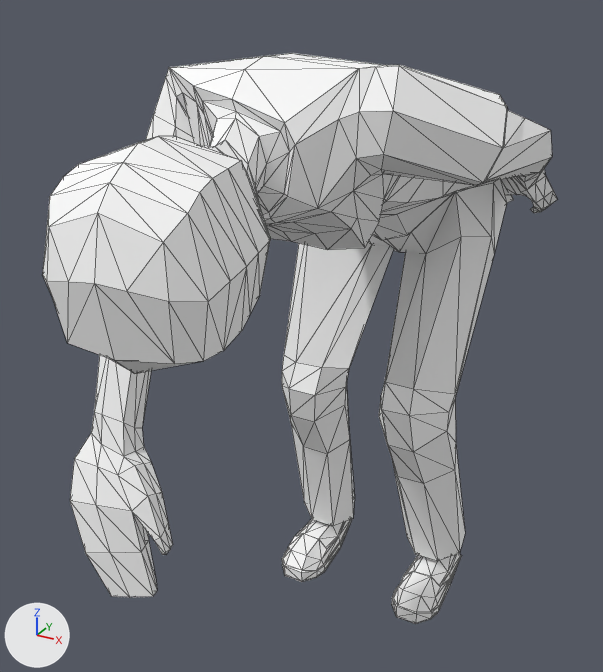
Renders of the glTF model frontend/assets/models3d/packs/quaternius-fbx/female_picking_up.glb from each side of a commit.
Both versions are drawn from a 50 mm camera at (0.97, -2.36, 2.0) aimed at (-0.02, -0.56, 1.1). The axes (+X, +Y, +Z) are drawn at lower left. The lights are the same throughout. The picture after the commit comes second. Mesh edges are drawn as thin lines. Where no turn or scale is listed for an object, it has been applied to the vertices.

In view in the first picture: 'Female_PickingUp'.
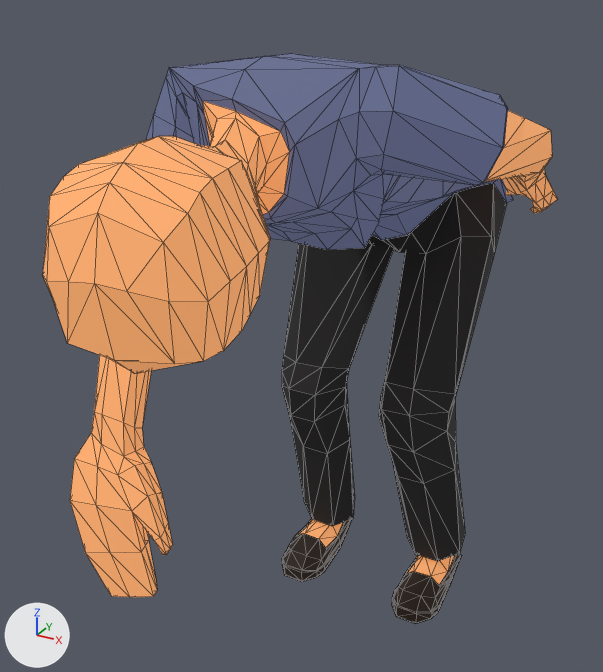
Pixel boxes [x1, y1, x2, y2] of what changed, in the pictures (603 x 672 px):
'Female_PickingUp', recoloured, surface changed (darker)
    both: [43, 53, 557, 624]

The edits, one by one:
Material 'Material_0' (mat_material_0) changes colour from white #ffffff to orange #be8050; in linear values from (1.0, 1.0, 1.0) to (0.515, 0.217, 0.0804).
In material 'Material_0' (mat_material_0), emission_color is now set to (0.515, 0.217, 0.0804), orange #be8050.
In material 'Material_0' (mat_material_0), emission_strength is now set to 1.0.
Material 'Material_1' (mat_material_1) changes colour from white #ffffff to dark blue #464b66; in linear values from (1.0, 1.0, 1.0) to (0.0608, 0.0713, 0.134).
In material 'Material_1' (mat_material_1), emission_color is now set to (0.0608, 0.0713, 0.134), dark blue #464b66.
In material 'Material_1' (mat_material_1), emission_strength is now set to 1.0.
Material 'Material_2' (mat_material_2) changes colour from white #ffffff to black #0f0f0f; in linear values from (1.0, 1.0, 1.0) to (0.00497, 0.00461, 0.00477).
In material 'Material_2' (mat_material_2), emission_color is now set to (0.00497, 0.00461, 0.00477), black #0f0f0f.
In material 'Material_2' (mat_material_2), emission_strength is now set to 1.0.
Material 'Material_3' (mat_material_3) changes colour from white #ffffff to black #170e07; in linear values from (1.0, 1.0, 1.0) to (0.00866, 0.00438, 0.00219).
In material 'Material_3' (mat_material_3), emission_strength is now set to 1.0.
